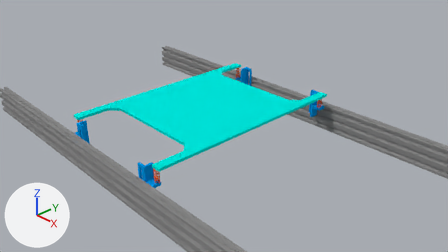
Two versions of the Blender file blender/agitator.blend, one commit apart.
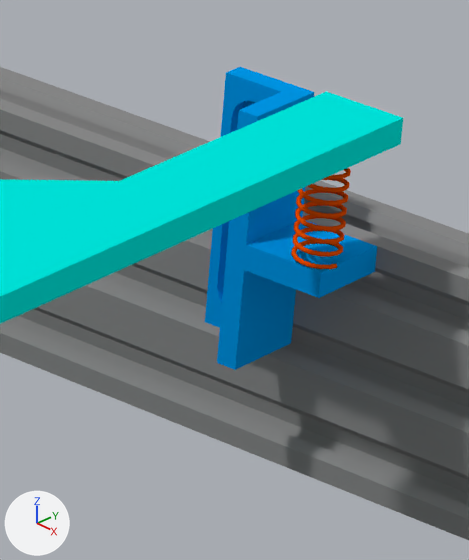
The first picture shows the older version from the file's camera 'Camera'. The close-ups show both versions on the part from 65% to 74% of the width and 33% to 53% of the height of that picture; other places that the commit changed are outside them. Every picture has the same lights, and +X, +Y and +Z are marked at lower left.

In view in the first close-up: 'brackets', 'linearrails', 'shakeframe', 'spring'.
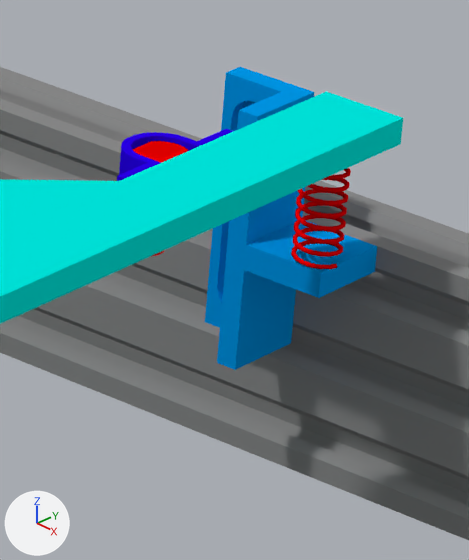
Edits to the bpy script that builds the scene:
```text
Change mat_material_003:
    mat_material_003.base_color: (0.8, 0.0734, 0.0) -> (0.8, 0.0, 0.00122)  # orange #e74d00 -> red #e70004
Add mat_material_004:
    mat_material_004 = diffuse_material('Material.004')
    mat_material_004.base_color = (0.8, 0.0, 0.0)  # red #e70000
Add mat_material_005:
    mat_material_005 = diffuse_material('Material.005')
    mat_material_005.base_color = (0.0218, 0.0, 0.8)  # blue #2900e7
Add me_cylinder:
    me_cylinder.from_pydata(...)  # 348 vertices, 180 faces; spans x 1.17..1.3, y 1.84..1.96, z 0.723..0.95
    me_cylinder.materials.append(mat_material_004)  # red #e70000
Add me_cylinder_002:
    me_cylinder_002.from_pydata(...)  # 276 vertices, 149 faces; spans x -0.082..0.05, y -0.182..0.182, z -0.2..-0.04
    me_cylinder_002.materials.append(mat_material_005)  # blue #2900e7
Add me_cylinder_004:
    me_cylinder_004.from_pydata(...)  # 128 vertices, 68 faces; spans x -0.148..0.148, y -0.167..-0.132, z 0.02..0.12
Add ob_vibrationmotors:
    ob_vibrationmotors = bpy.data.objects.new('vibrationmotors', me_cylinder)
    ob_vibrationmotors.location = (0.0, 0.0, 0.0)
Add ob_motormount:
    ob_motormount = bpy.data.objects.new('motormount', me_cylinder_002)
    ob_motormount.location = (1.25, 1.9, 1.0)
    _m = ob_motormount.modifiers.new('Boolean', 'BOOLEAN')
    _m.object = ob_screwholes2
    _m.solver = 'FLOAT'
Add ob_screwholes2:
    ob_screwholes2 = bpy.data.objects.new('screwholes2', me_cylinder_004)
    ob_screwholes2.location = (1.25, 1.9, 1.0)
    ob_screwholes2.rotation_euler = (1.571, 0.0, 1.571)  # degrees (90, 0, 90)
    ob_screwholes2.hide_viewport = True
```

Changed parts and their boxes (x1, y1, x2, y2) in the close-ups (469 x 560 px):
'spring', recoloured: (291, 168, 351, 269) in both
'motormount', added (blue): after (117, 129, 234, 181)
'vibrationmotors', added (red): after (132, 141, 188, 257)
